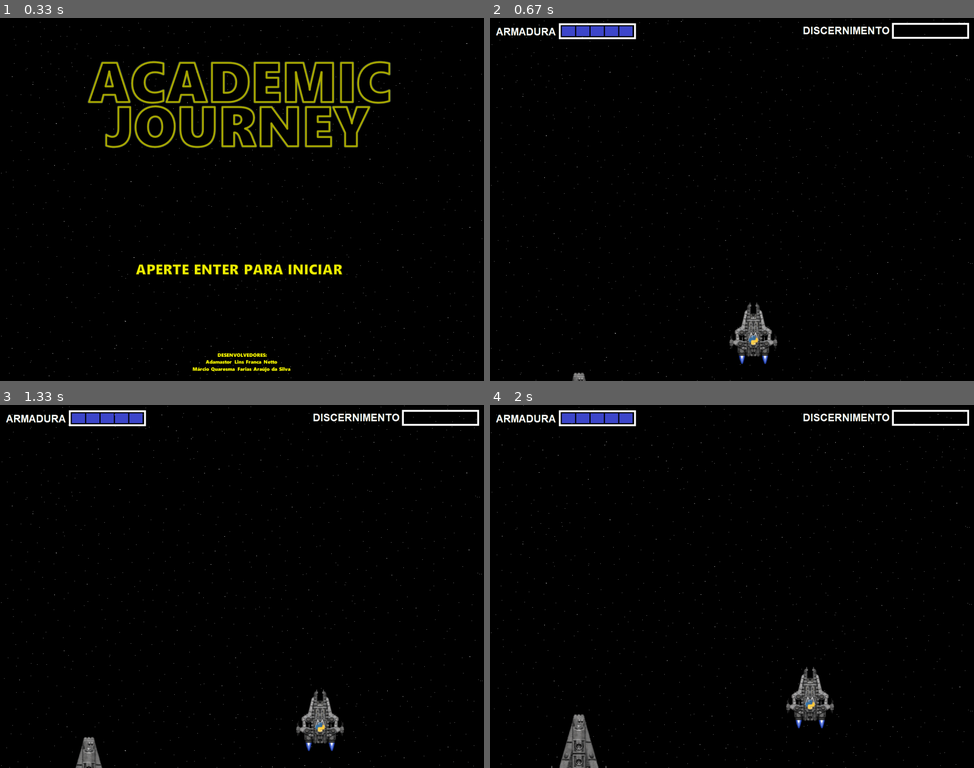
Above: before the commit, frames 1-4 (two rows, left to right).
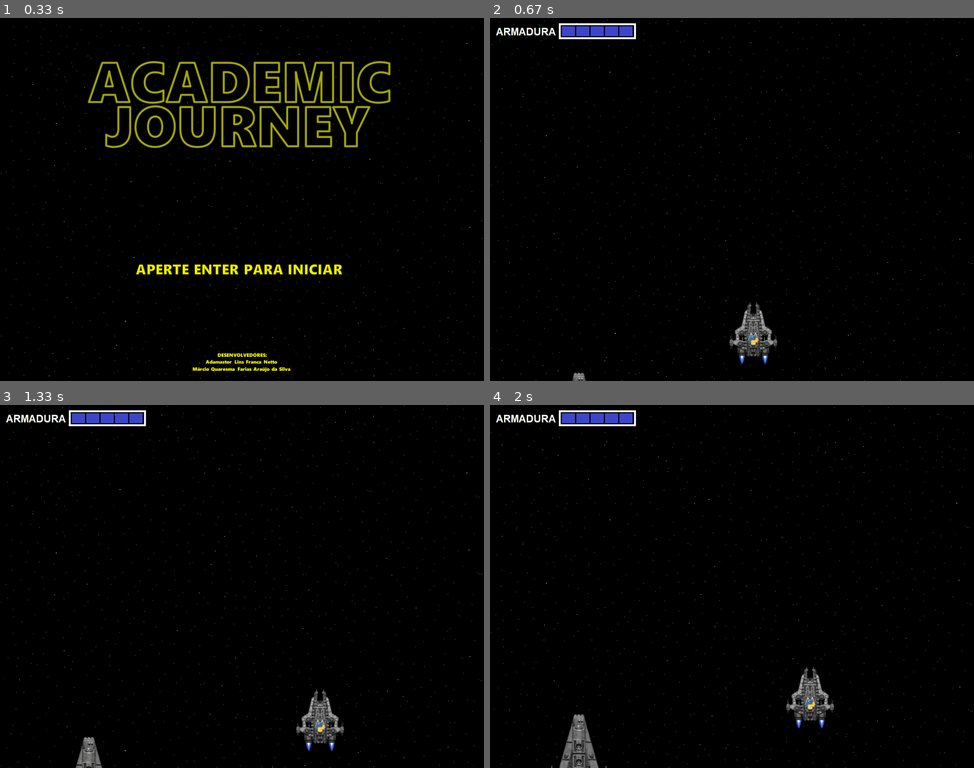
Above: after the commit, the same moments.

Repository: EpotatoJoga/jogo-academic-journey-pygame
Game: pygame game, started from principal.py
Same seed, same stepped clock (60 frames per second), same inputs: the game is played once before the commit and once after it.
Inputs:
- Up to frame 1 (0.33 s): no input
- Up to frame 2 (0.67 s): tap Enter at 0.33 s
- Up to frame 3 (1.33 s): hold Keypad Enter 0.67-1.13 s; hold D 0.67-1.13 s; hold D from 1.17 s (still down)
- Up to frame 4 (2 s): release D at 1.63 s; hold W 1.67-1.97 s

Frame 1 is identical in both runs. In frame 2, 0.5% of the frame differs, in the area x 64-99%, y 1-6%; in frame 3, 0.5%; in frame 4, 0.5%.

Commit message:
2904211137

Diff:
--- a/jogo.py
+++ b/jogo.py
@@ -9,7 +9,9 @@
         self.fundo2 = Objetos("arquivos/espaco.png", 0, -960)
         self.nave = Nave("arquivos/nave1.png",630,750)
         self.comando = Objetos("arquivos/comando1.png", 40, 960)
-        self.dialogo = Objetos("arquivos/dialogo1.png", 330, 120)
+        self.comandoo = Objetos("arquivos/comandoo1.png", 40, 960)
+        self.dialogo1 = Objetos("arquivos/dialogo1.png", 330, 120)
+        self.dialogo2 = Objetos("arquivos/dialogo4.png", 330, 120)
         self.armadura5 = Objetos("arquivos/armadura5.png", 10, 10)
         self.armadura4 = Objetos("arquivos/armadura4.png", 10, 10)
         self.armadura3 = Objetos("arquivos/armadura3.png", 10, 10)
@@ -29,26 +31,30 @@
         #self.condecoracao3 = Objetos("arquivos/condecoracao3.png", 1190, 790)
         self.mudar_cena = False
         self.boleana_dialogo = False
-        self.boleana_comando = False
-        self.boleana_comando1 = False
-        self.contagem_dialogo = 1
+        self.contagem_dialogo1 = 1
         self.contagem_paliados = 1
         self.contagem_pinimigos = 1
-        self.movimento_comando()
+        self.primeira = False
+        self.movimento_primeira()
 
     def draw(self, tela):
         self.fundo1.draw(tela)
         self.fundo2.draw(tela)
         self.nave.draw(tela)
         self.comando.draw(tela)
+        if self.nave.contagem_discernimento == 5 and self.contagem_paliados == 6:
+            self.comandoo.draw(tela)
         self.armadura5.draw(tela)
         self.armadura4.draw(tela)
         self.armadura3.draw(tela)
         self.armadura2.draw(tela)
         self.armadura1.draw(tela)
-        self.planetainimigo.draw(tela)
-        self.planetaaliado.draw(tela)
-        self.discernimento0.draw(tela)
+        if self.contagem_dialogo1 == 3:
+            self.planetainimigo.draw(tela)
+        if self.contagem_dialogo1 == 3:
+            self.planetaaliado.draw(tela)
+        if self.contagem_dialogo1 == 3:
+            self.discernimento0.draw(tela)
         if self.nave.contagem_discernimento == 1:
             self.discernimento1.draw(tela)
         if self.nave.contagem_discernimento == 2:
@@ -59,39 +65,47 @@
             self.discernimento4.draw(tela)
         if self.nave.contagem_discernimento == 5:
             self.discernimento5.draw(tela)
+        if self.comando.personagens.rect[1] == 370:
+            self.dialogo1.draw(tela)
+        if self.comandoo.personagens.rect[1] == 370:
+            self.dialogo2.draw(tela)
             self.condecoracoes.draw(tela)
             self.condecoracao1.draw(tela)
-        if self.comando.personagens.rect[1] == 370:
-            self.dialogo.draw(tela)
-        #self.condecoracao2.draw(tela)
-        #self.condecoracao3.draw(tela)
 
     def atualizacoes(self):
         self.movimento_fundo()
         self.nave.animacoes("nave", 2, 2)
         self.comando.animacoes("comando", 2, 2)
+        self.comandoo.animacoes("comando",2,2)
         self.planetas_inimigos()
         self.planetas_aliados()
         self.nave.colisao_planetas(self.planetainimigo.group, "planetainimigos")
         self.nave.colisao_planetas(self.planetaaliado.group, "planetaaliados")
         self.quantidade_armadura()
         self.quantidade_disernimento()
-        self.movimento_comando()
+        self.movimento_primeira()
+        self.movimento_segunda()
 
-    def movimento_comando(self):
+    def movimento_primeira(self):
         if self.nave.contagem_enter == 1:
             self.comando.personagens.rect[1] -= 3
             if self.comando.personagens.rect[1] <= 370:
                 self.comando.personagens.rect[1] = 370
                 self.nave.contagem_enter += 1
-                pygame.mixer.init()
-                self.sound_dialogo = pygame.mixer.Sound("arquivos/g1.mpeg")
-                self.sound_dialogo.play()
-        if self.contagem_dialogo == 3:
-            self.comando.personagens.rect[1] += 5
+                #pygame.mixer.init()
+                #self.som_dialogo = pygame.mixer.Sound("arquivos/g1.mpeg")
+                #self.som_dialogo.play()
+        if self.contagem_dialogo1 == 3:
+            self.comando.personagens.rect[1] += 6
             if self.comando.personagens.rect[1] >= 960:
                 self.comando.personagens.rect[1] = 960
                 self.comando.personagens.kill()
+
+    def movimento_segunda(self):
+        if self.nave.contagem_discernimento == 5 and self.contagem_paliados == 6:
+            self.comandoo.personagens.rect[1] -= 3
+            if self.comandoo.personagens.rect[1] <= 370:
+                self.comandoo.personagens.rect[1] = 370
 
     def movimento_fundo(self):
         self.fundo1.personagens.rect[1] += 4
@@ -125,7 +139,7 @@
         if self.nave.contagem_discernimento == 5:
             self.discernimento4.personagens.kill()
 
-    def movimento_dialogo(self, event):
+    def dialogo_primeira(self, event):
         if event.type == pygame.KEYDOWN:
             if event.key == pygame.K_KP_ENTER:
                 self.boleana_dialogo = True
@@ -133,31 +147,33 @@
             if event.key == pygame.K_KP_ENTER:
                 self.boleana_dialogo = False
         if self.boleana_dialogo:
-            self.dialogo.personagens.kill()
-            self.contagem_dialogo +=1
-            self.dialogo = Objetos("arquivos/dialogo" + str(self.contagem_dialogo) + ".png", 330, 120)
-            print("Nº dialogo:",self.contagem_dialogo)
-            if self.contagem_dialogo <= 2:
-                pygame.mixer.init()
-                self.sound_dialogo = pygame.mixer.Sound("arquivos/g" + str(self.contagem_dialogo) + ".mpeg")
-                self.sound_dialogo.play()
+            self.dialogo1.personagens.kill()
+            self.contagem_dialogo1 +=1
+            self.dialogo1 = Objetos("arquivos/dialogo" + str(self.contagem_dialogo1) + ".png", 330, 120)
+            print("Nº dialogo:", self.contagem_dialogo1)
+            #if self.contagem_dialogo <= 2:
+                #pygame.mixer.init()
+                #self.som_dialogo = pygame.mixer.Sound("arquivos/g" + str(self.contagem_dialogo) + ".mpeg")
+                #self.som_dialogo.play()
         else:
             pass
 
     def planetas_inimigos(self):
-        if self.contagem_dialogo == 3:
-            self.planetainimigo.personagens.rect[1] += 7
-        if self.planetainimigo.personagens.rect[1] >= 960:
+        if self.comando.personagens.rect[1] == 960 and self.contagem_pinimigos <= 5:
+            self.planetainimigo.personagens.rect[1] += 6
+        if self.planetainimigo.personagens.rect[1] >= 960 and self.contagem_pinimigos <= 5:
             self.planetainimigo.personagens.kill()
             self.contagem_pinimigos += 1
+            print("Nº inimigos:",self.contagem_pinimigos)
             if self.contagem_pinimigos <= 5:
                 self.planetainimigo = Objetos("arquivos/pr" + str(self.contagem_pinimigos) + ".png", random.randrange(50, 630), -320)
 
     def planetas_aliados(self):
-        if self.contagem_dialogo == 3:
-            self.planetaaliado.personagens.rect[1] += 7
-        if self.planetaaliado.personagens.rect[1] >= 960:
+        if self.comando.personagens.rect[1] == 960 and self.contagem_paliados <= 5:
+            self.planetaaliado.personagens.rect[1] += 6
+        if self.planetaaliado.personagens.rect[1] >= 960 and self.contagem_paliados <= 5:
             self.planetaaliado.personagens.kill()
             self.contagem_paliados += 1
+            print("Nº aliados:", self.contagem_paliados)
             if self.contagem_paliados <= 5:
                 self.planetaaliado = Objetos("arquivos/pb" + str(self.contagem_paliados) + ".png", random.randrange(50, 630), -440)
--- a/objetos.py
+++ b/objetos.py
@@ -39,17 +39,7 @@
         self.contagem_enter = 0
 
     def movimentacao_nave(self, evento):
-        if evento.type == pygame.KEYDOWN:
-            if evento.key == pygame.K_RETURN:
-                self.teclaenter = True
-        if evento.type == pygame.KEYUP:
-            if evento.key == pygame.K_RETURN:
-                self.teclaenter = False
-        if self.teclaenter:
-            self.contagem_enter +=1
-            print("ENTER",self.contagem_enter)
-        else:
-            pass
+
 
         if evento.type == pygame.KEYDOWN:
             if evento.key == pygame.K_w:
@@ -95,16 +85,28 @@
         else:
             self.personagens.rect[0]+=0
 
+        if evento.type == pygame.KEYDOWN:
+            if evento.key == pygame.K_RETURN:
+                self.teclaenter = True
+        if evento.type == pygame.KEYUP:
+            if evento.key == pygame.K_RETURN:
+                self.teclaenter = False
+        if self.teclaenter:
+            self.contagem_enter += 1
+            print("ENTER",self.contagem_enter)
+        else:
+            pass
+
     def colisao_planetas(self, group, nome):
         nome = nome
         colisao_planetas = pygame.sprite.spritecollide(self.personagens, group, True)
         if nome == "planetainimigos" and colisao_planetas:
             self.contagem_armadura -= 1
             pygame.mixer.init()
-            self.som_explosao = pygame.mixer.Sound("arquivos/explosao.flac")
-            self.som_explosao.play()
+            self.som = pygame.mixer.Sound("arquivos/explosao.flac")
+            self.som.play()
         if nome == "planetaaliados" and colisao_planetas:
             self.contagem_discernimento += 1
             pygame.mixer.init()
-            self.som_explosao = pygame.mixer.Sound("arquivos/ponto.wav")
-            self.som_explosao.play()
+            self.som = pygame.mixer.Sound("arquivos/ponto.wav")
+            self.som.play()
--- a/principal.py
+++ b/principal.py
@@ -17,7 +17,6 @@
         self.jogo = Jogo()
         self.loop = True
 
-
     def eventos(self):
         for eventos in pygame.event.get():
             if eventos.type == pygame.QUIT:
@@ -27,8 +26,7 @@
             elif not self.jogo.mudar_cena:
                 self.jogo.nave.movimentacao_nave(eventos)
             self.jogo.nave.movimentacao_nave(eventos)
-            self.jogo.movimento_dialogo(eventos)
-            #self.jogo.movimento_comando(eventos)
+            self.jogo.dialogo_primeira(eventos)
 
     def draw(self):
         self.tela.fill([0, 0, 0])
Binary file added: arquivos/comandoo1.png
Binary file added: arquivos/comandoo2.png
Binary file removed: arquivos/dialogo0.png
